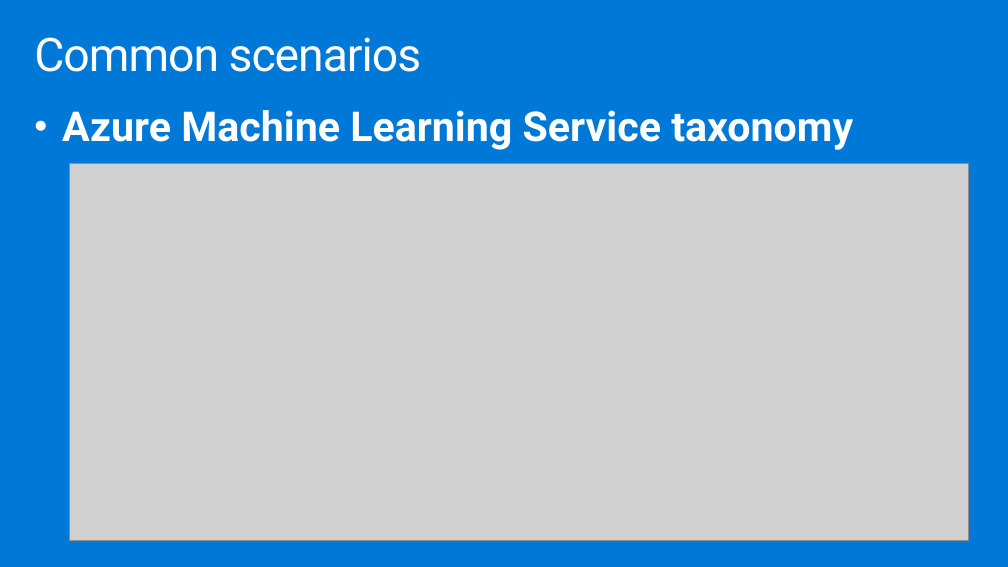
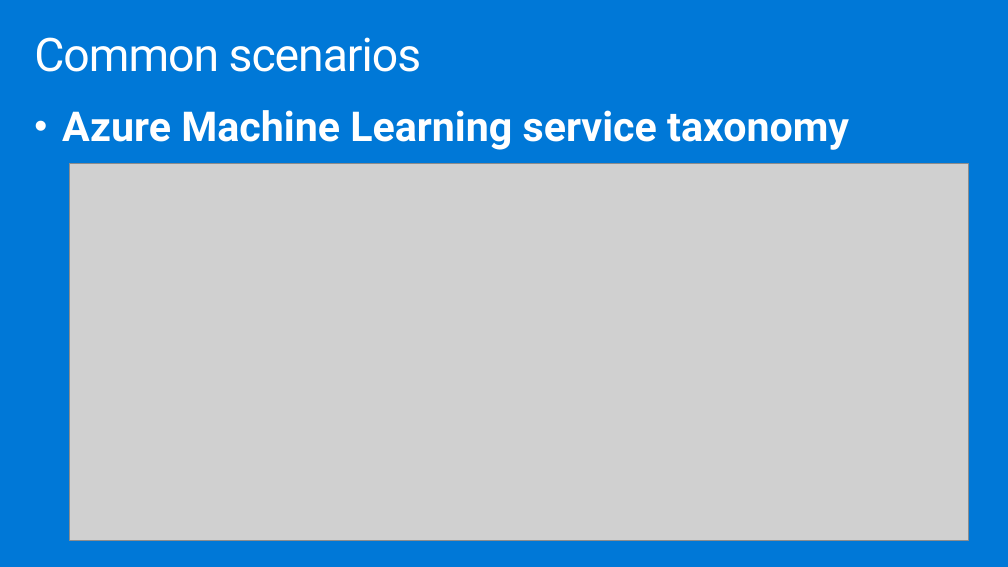
Before and after one commit to solliancenet/mcw-ai-with-azure-databricks-and-azure-machine-learning, a slide deck: slide 10 of Whiteboard design session/WDS trainer presentation - AI with Databricks and Azure Machine Learning.pptx. Drawn at 1008x567 pixels with LibreOffice and Linux fonts; fonts in the diff are those of the drawing; grey boxes stand for pictures. Boxes give left, top, right and bottom in pixels: in the first picture for what was removed or moved away, otherwise in the second. Text is boxed around its words. In the diff, an @@ line names an element or a change of style, - is before the commit and + after.

```diff
--- a/Whiteboard design session/WDS trainer presentation - AI with Databricks and Azure Machine Learning.pptx
+++ b/Whiteboard design session/WDS trainer presentation - AI with Databricks and Azure Machine Learning.pptx
@@ text at <box>62,110,849,150</box>: text changed @@
-• Azure Machine Learning Service taxonomy
+• Azure Machine Learning service taxonomy
```
Also in this commit, not shown: 1 other slide changed.
